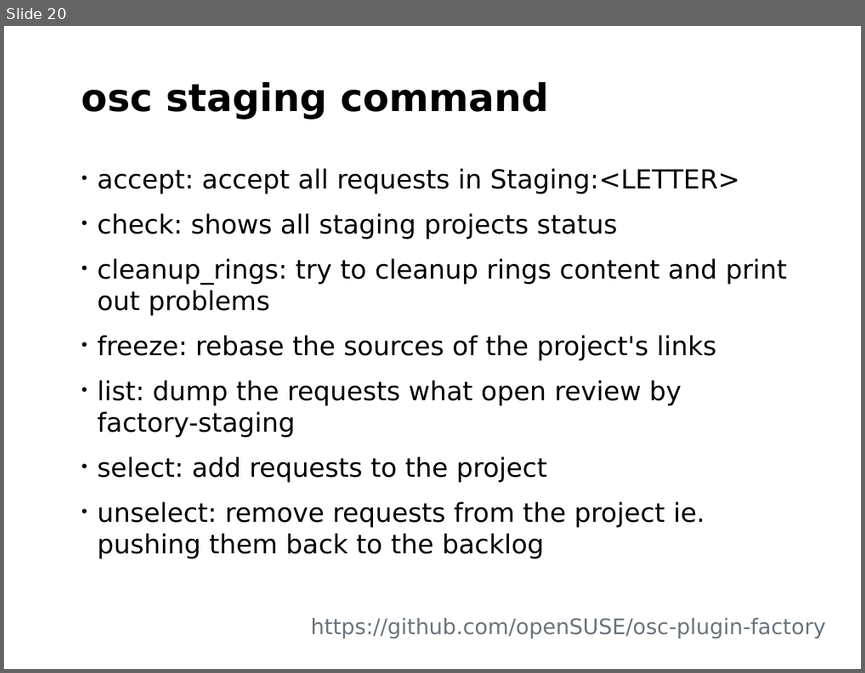
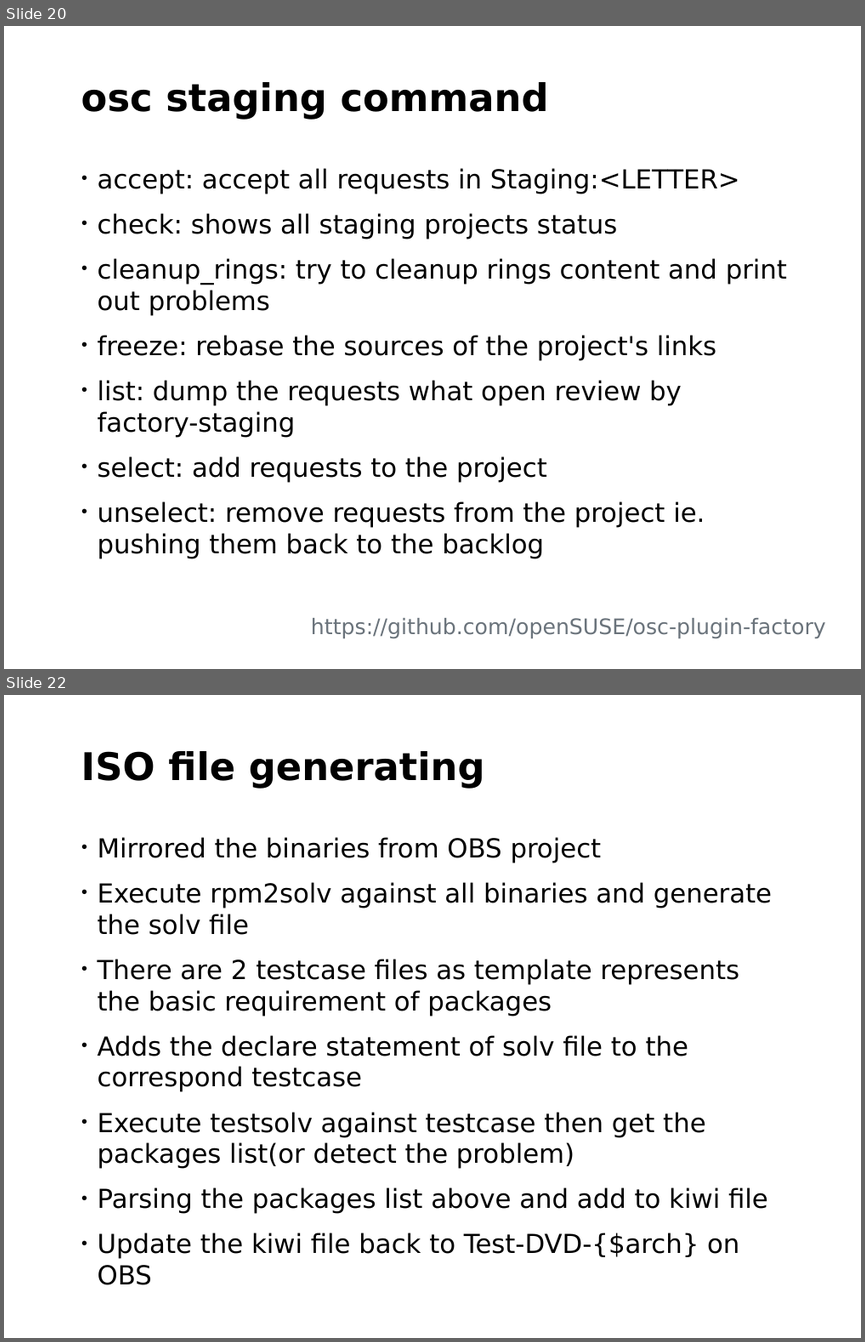
Before and after one commit to nilxam/labsconf_2015, a slide deck: labsconf_2015.odp. Shown one above the other, each under a label of ours: slide 20 before the commit, slides 20 and 22 after it; the slides between them are not shown. The pictures are 865x673 and 865x1342 pixels, drawn with LibreOffice and Linux fonts; fonts in the diff are those of the drawing; background and template pictures are left out. Boxes give left, top, right and bottom in pixels: in the first picture for what was removed or moved away, otherwise in the second. Text is boxed around its words. In the diff, an @@ line names an element or a change of style, - is before the commit and + after.

```diff
--- a/labsconf_2015.odp
+++ b/labsconf_2015.odp
@@ slide 22 added at <box>4,695,861,1338</box>, background #FFFFFF; not listed: 1 template element that a slide beside it also shows @@
@@ title added at <box>81,751,485,789</box>, 32 pt, text #000000, bold @@
+ISO file generating
@@ text added at <box>98,837,772,1259</box>, 22 pt, text #000000 @@
+• Mirrored the binaries from OBS project
+• Execute rpm2solv against all binaries and generate the solv file
+• There are 2 testcase files as template represents the basic requirement of packages
+• Adds the declare statement of solv file to the correspond testcase
+• Execute testsolv against testcase then get the packages list(or detect the problem)
+• Parsing the packages list above and add to kiwi file
+• Update the kiwi file back to Test-DVD-{$arch} on OBS
```
Also in this commit, not shown: 4 slides changed, 4 other slides added, 2 slides removed.
